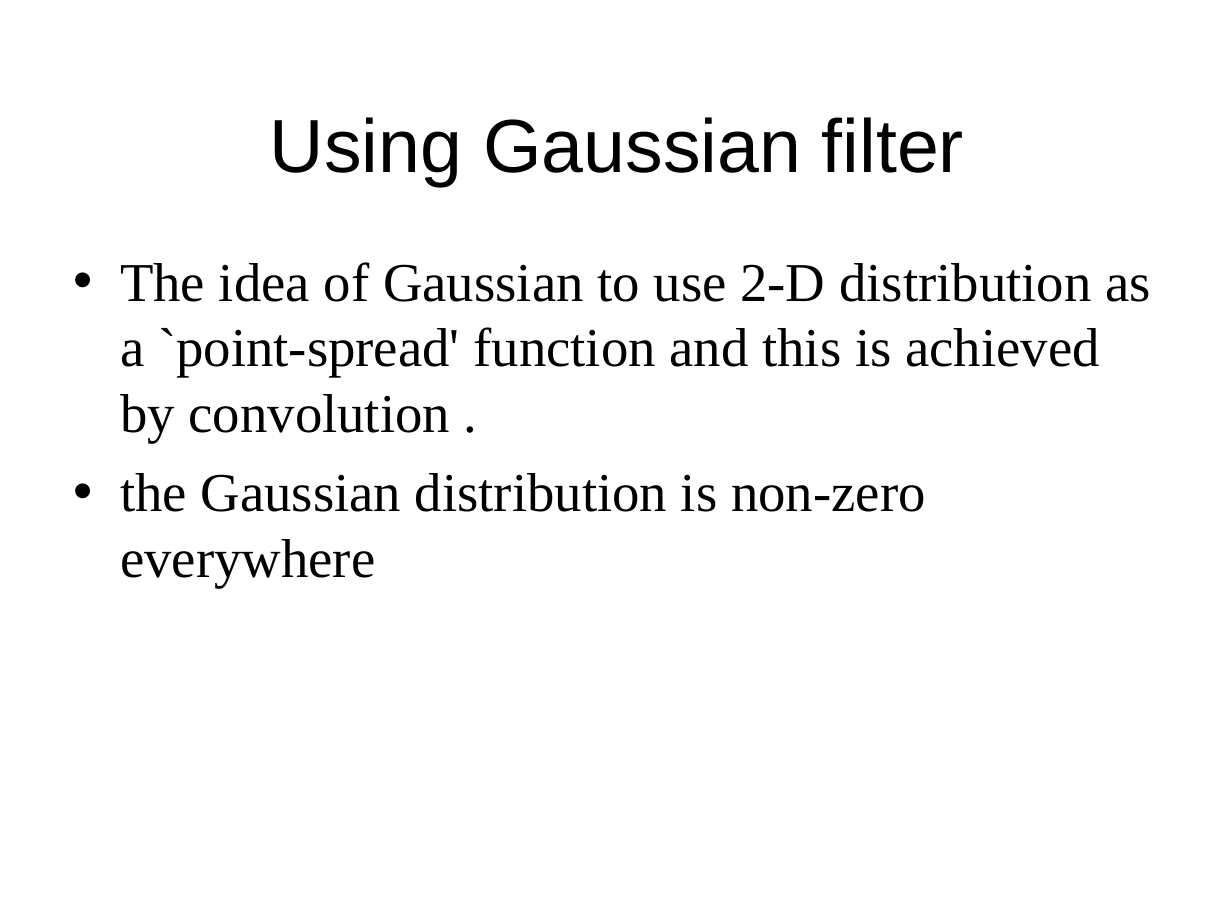
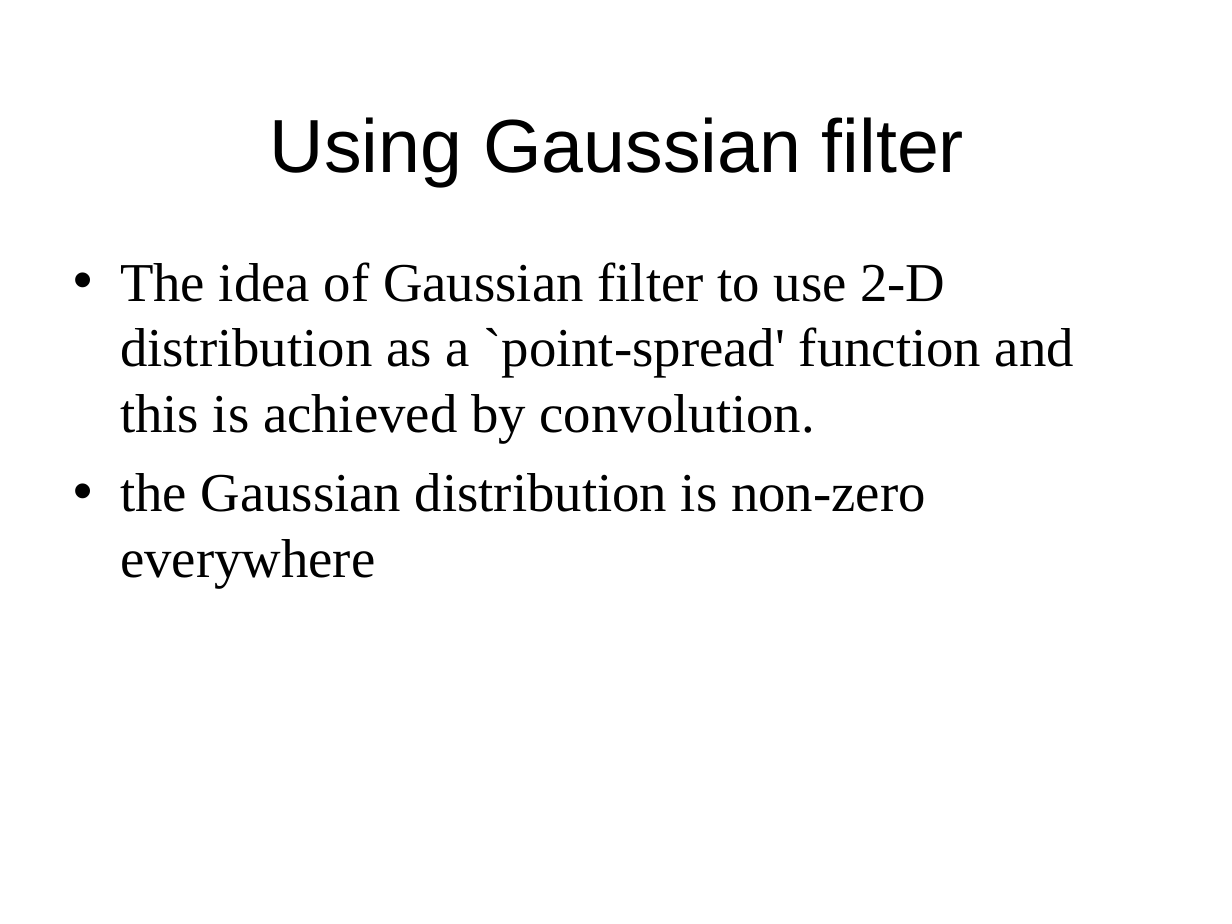
Before and after one commit to Professor93M/Gaussian_Filter_Matlab, a slide deck: slide 6 of Gaussian filter.ppt. Drawn at 1232x924 pixels with LibreOffice and Linux fonts; fonts in the diff are those of the drawing; background and template pictures are left out. Boxes give left, top, right and bottom in pixels: in the first picture for what was removed or moved away, otherwise in the second. Text is boxed around its words. In the diff, an @@ line names an element or a change of style, - is before the commit and + after.

Commit message:
Finish the Presentation

```diff
--- a/Gaussian filter.ppt
+++ b/Gaussian filter.ppt
@@ text at box(120, 262, 1074, 443): text changed @@
-• The idea of Gaussian to use 2-D distribution as a `point-spread' function and this is achieved by convolution .
+• The idea of Gaussian filter to use 2-D distribution as a `point-spread' function and this is achieved by convolution.
```
Also in this commit, not shown: 3 other slides changed.
